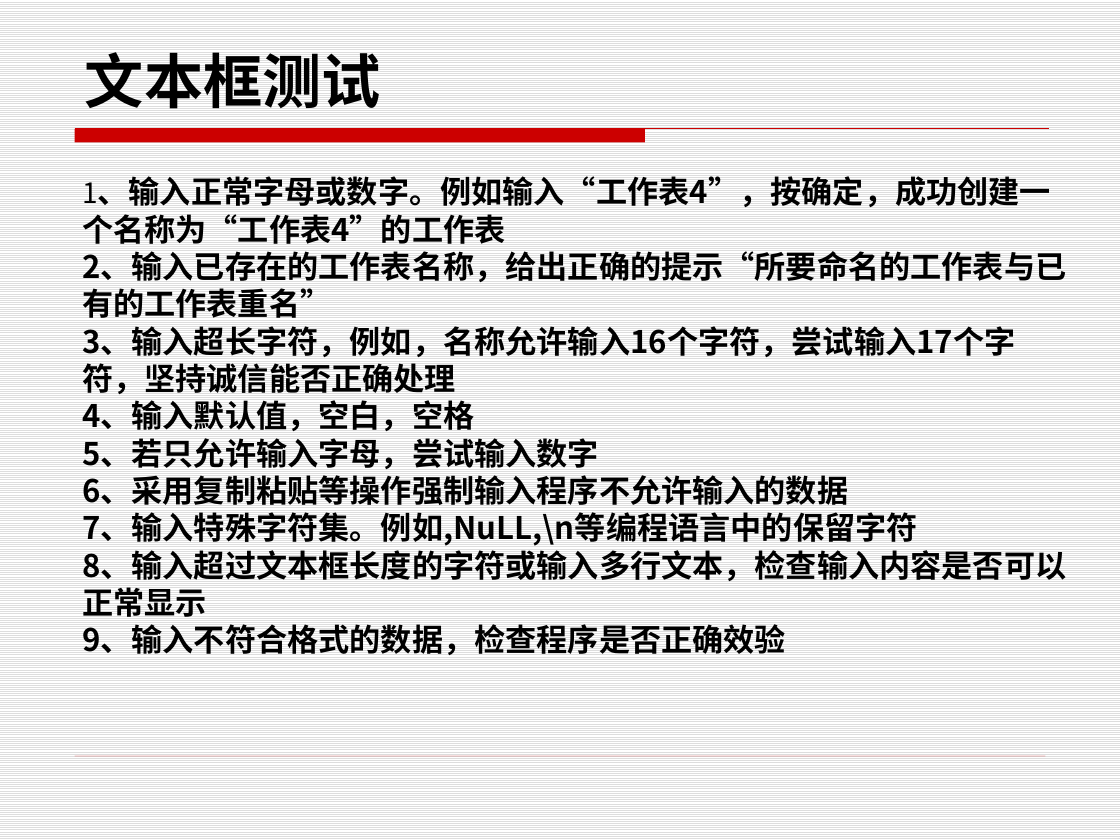
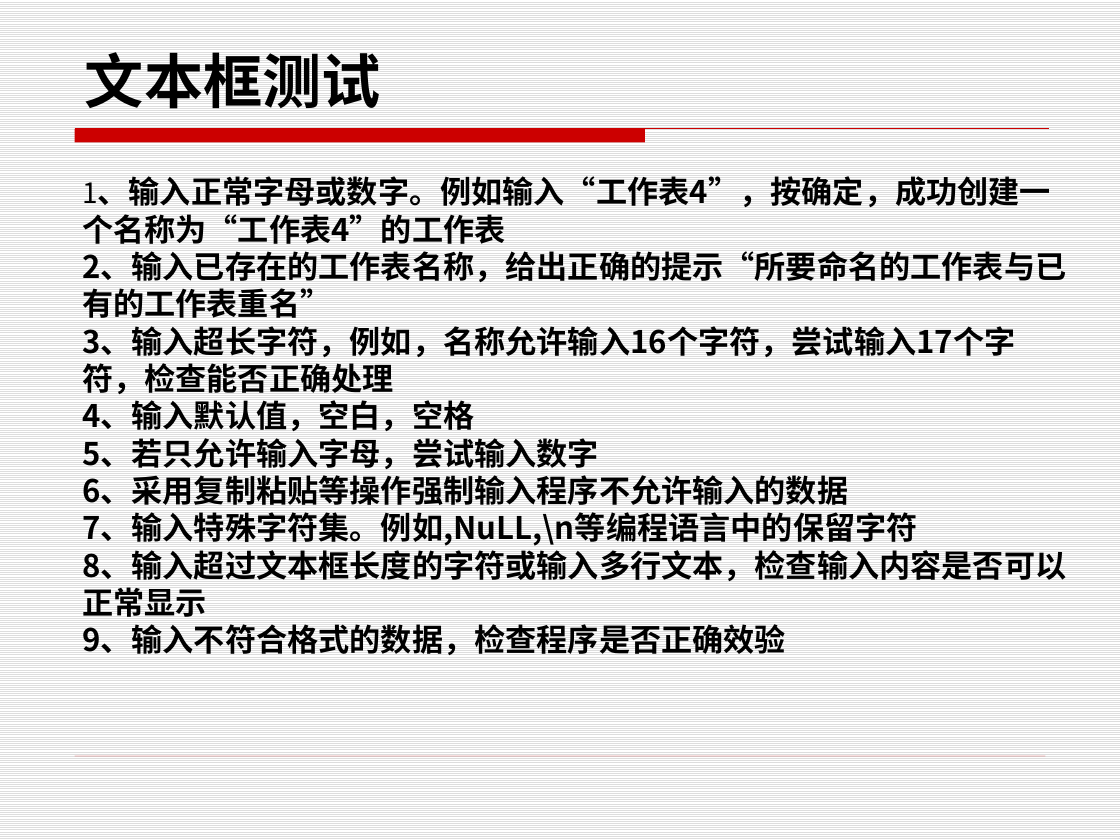
Before and after one commit to edu2act/course-foundation-software-tesing, a slide deck: slide 5 of PPT/第三部分 软件测试应用/11.6 常用控件测试方法.pptx. Drawn at 1120x840 pixels with LibreOffice and Linux fonts; fonts in the diff are those of the drawing. Boxes give left, top, right and bottom in pixels: in the first picture for what was removed or moved away, otherwise in the second. Text is boxed around its words. In the diff, an @@ line names an element or a change of style, - is before the commit and + after.

```diff
--- a/PPT/第三部分 软件测试应用/11.6 常用控件测试方法.pptx
+++ b/PPT/第三部分 软件测试应用/11.6 常用控件测试方法.pptx
@@ text at (82, 326, 1016, 394): text changed @@
-3、输入超长字符，例如，名称允许输入16个字符，尝试输入17个字符，坚持诚信能否正确处理
+3、输入超长字符，例如，名称允许输入16个字符，尝试输入17个字符，检查能否正确处理
```
Also in this commit, not shown: 1 other slide changed, 18 other files.
